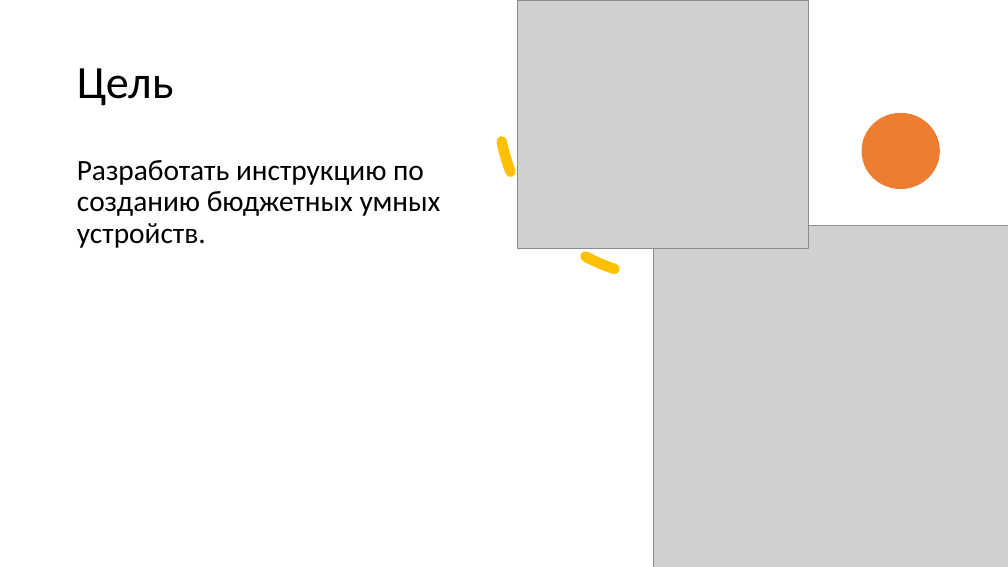
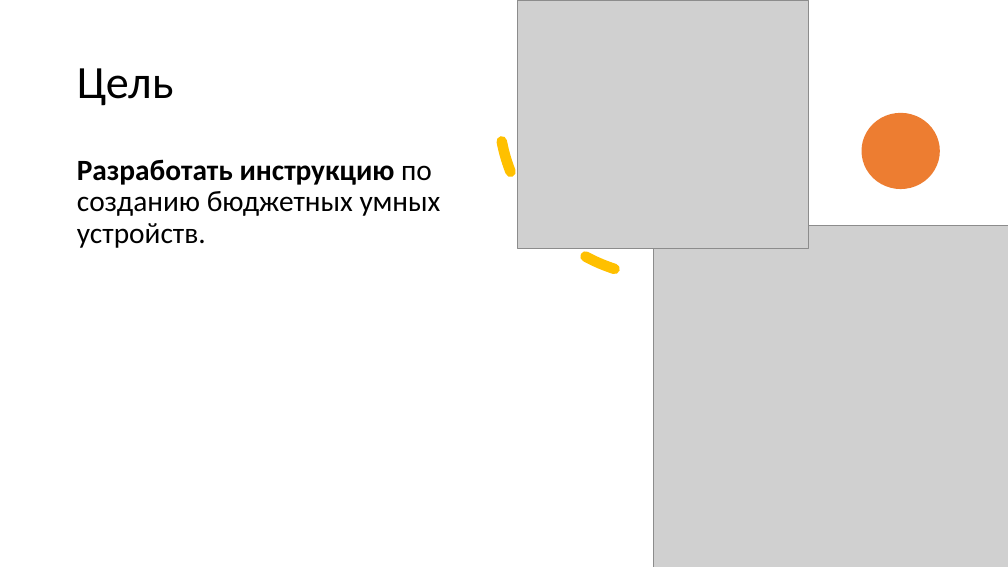
Before and after one commit to ilia202015/Umnye_ustroystva_svoimi_rukami, a slide deck: slide 4 of презентация.pptx. Drawn at 1008x567 pixels with LibreOffice and Linux fonts; fonts in the diff are those of the drawing; grey boxes stand for pictures. Boxes give left, top, right and bottom in pixels: in the first picture for what was removed or moved away, otherwise in the second. Text is boxed around its words. In the diff, an @@ line names an element or a change of style, - is before the commit and + after.

```diff
--- a/презентация.pptx
+++ b/презентация.pptx
@@ text "Разработать инструкцию по созданию бюджетных ..." at <box>77,159,441,248</box>: bold on in "Разработать инструкцию" @@
```
Also in this commit, not shown: 3 other slides changed.
